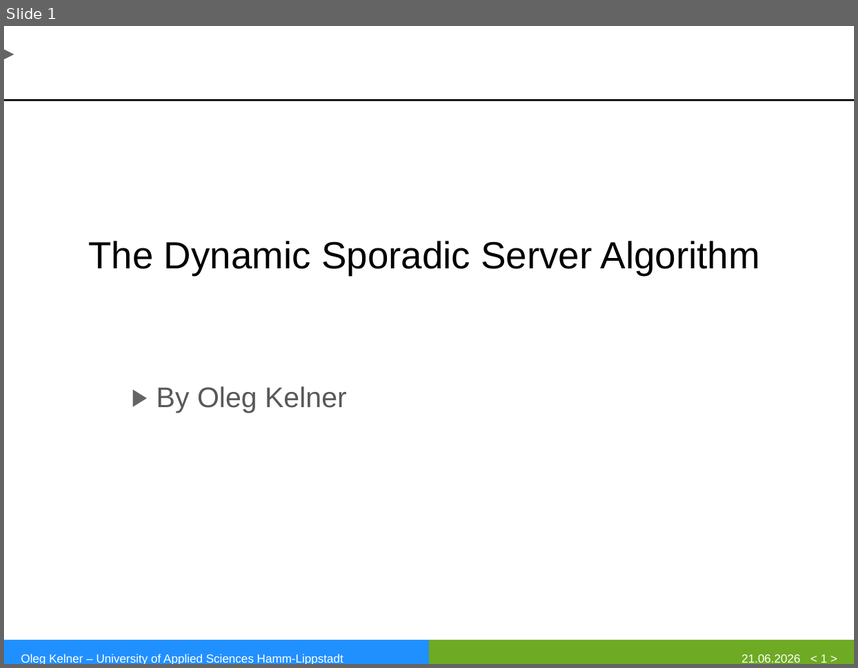
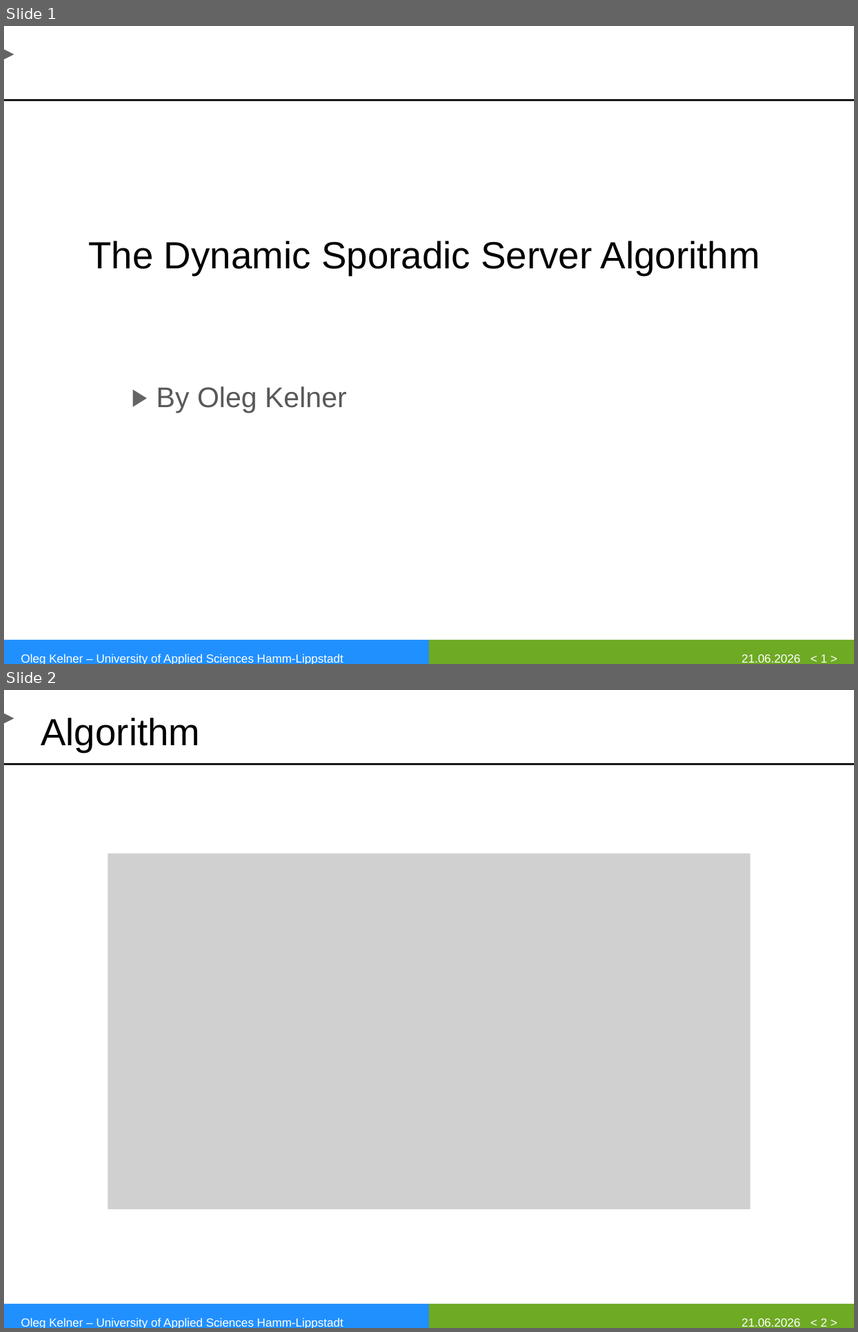
Before and after one commit to eggcitedraccoon/SS2026_RTS_HWSW_Papers, a slide deck: DSS_Presentation/DSS_Presentation.pptx. Shown one above the other, each under a label of ours: slide 1 before the commit, slides 1 and 2 after it. The pictures are 858x668 and 858x1332 pixels, drawn with LibreOffice and Linux fonts; fonts in the diff are those of the drawing; grey boxes stand for pictures; background and template pictures are left out. Boxes give left, top, right and bottom in pixels: in the first picture for what was removed or moved away, otherwise in the second. Text is boxed around its words. In the diff, an @@ line names an element or a change of style, - is before the commit and + after.

```diff
--- a/DSS_Presentation/DSS_Presentation.pptx
+++ b/DSS_Presentation/DSS_Presentation.pptx
@@ slide 2 added at (x1=4, y1=690, x2=854, y2=1328), background #FFFFFF; not listed: 4 template elements that a slide beside it also shows @@
@@ title added at (x1=41, y1=718, x2=200, y2=752), 32 pt, text #000000 @@
+Algorithm
@@ picture added at (x1=107, y1=854, x2=751, y2=1209) @@
@@ text added at (x1=21, y1=1317, x2=343, y2=1328), 10 pt, text #FFFFFF @@
+Oleg Kelner – University of Applied Sciences Hamm-Lippstadt
@@ text added at (x1=742, y1=1318, x2=800, y2=1326), 10 pt, text #FFFFFF @@
+21.06.2026
@@ page number added at (x1=821, y1=1318, x2=828, y2=1326), 10 pt, text #FFFFFF @@
+< 2 >
```
Also in this commit, not shown: 3 slides changed, 3 other slides added, 1 other file.
